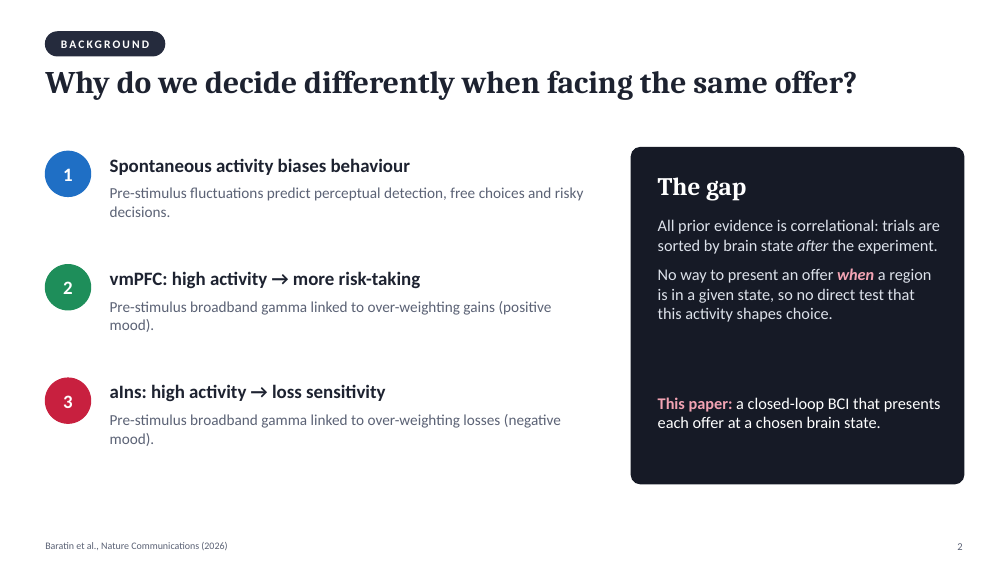
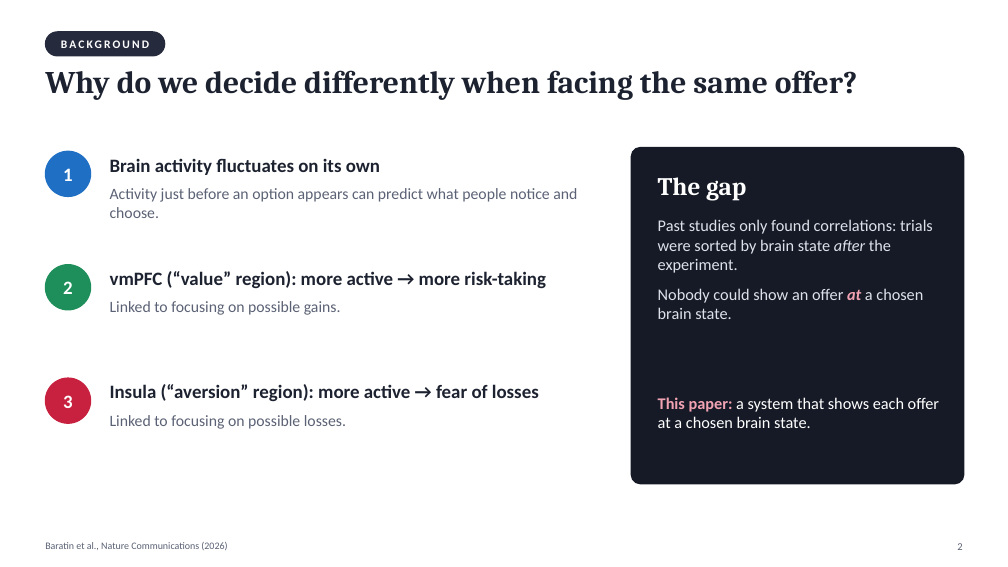
Before and after one commit to khoatranrb/DOC, a slide deck: slide 2 of Baratin2026_presentation/Baratin2026_ClosedLoop_aIns_presentation.pptx. Drawn at 1008x567 pixels with LibreOffice and Linux fonts; fonts in the diff are those of the drawing. Boxes give left, top, right and bottom in pixels: in the first picture for what was removed or moved away, otherwise in the second. Text is boxed around its words. In the diff, an @@ line names an element or a change of style, - is before the commit and + after.

```diff
--- a/Baratin2026_presentation/Baratin2026_ClosedLoop_aIns_presentation.pptx
+++ b/Baratin2026_presentation/Baratin2026_ClosedLoop_aIns_presentation.pptx
@@ text at bbox=[110, 158, 380, 175]: text changed @@
-Spontaneous activity biases behaviour
+Brain activity fluctuates on its own
@@ text at bbox=[110, 188, 577, 218]: text changed; size 14.5 to 15 pt @@
-Pre-stimulus fluctuations predict perceptual detection, free choices and risky decisions.
+Activity just before an option appears can predict what people notice and choose.
@@ text at bbox=[658, 219, 933, 319]: text changed @@
-All prior evidence is correlational: trials are sorted by brain state after the experiment.
-No way to present an offer when a region is in a given state, so no direct test that this activity shapes choice.
+Past studies only found correlations: trials were sorted by brain state after the experiment.
+Nobody could show an offer at a chosen brain state.
@@ text at bbox=[110, 271, 546, 289]: text changed @@
-vmPFC: high activity → more risk-taking
+vmPFC (“value” region): more active → more risk-taking
@@ text at bbox=[110, 301, 341, 315]: text changed; size 14.5 to 15 pt @@
-Pre-stimulus broadband gamma linked to over-weighting gains (positive mood).
+Linked to focusing on possible gains.
@@ text at bbox=[110, 384, 539, 401]: text changed @@
-aIns: high activity → loss sensitivity
+Insula (“aversion” region): more active → fear of losses
@@ text at bbox=[110, 415, 346, 429]: text changed; size 14.5 to 15 pt @@
-Pre-stimulus broadband gamma linked to over-weighting losses (negative mood).
+Linked to focusing on possible losses.
@@ text at bbox=[658, 397, 939, 428]: text changed @@
-This paper: a closed-loop BCI that presents each offer at a chosen brain state.
+This paper: a system that shows each offer at a chosen brain state.
```
Also in this commit, not shown: 14 other slides changed, 2 slides added, 1 slide removed, 1 other file.
